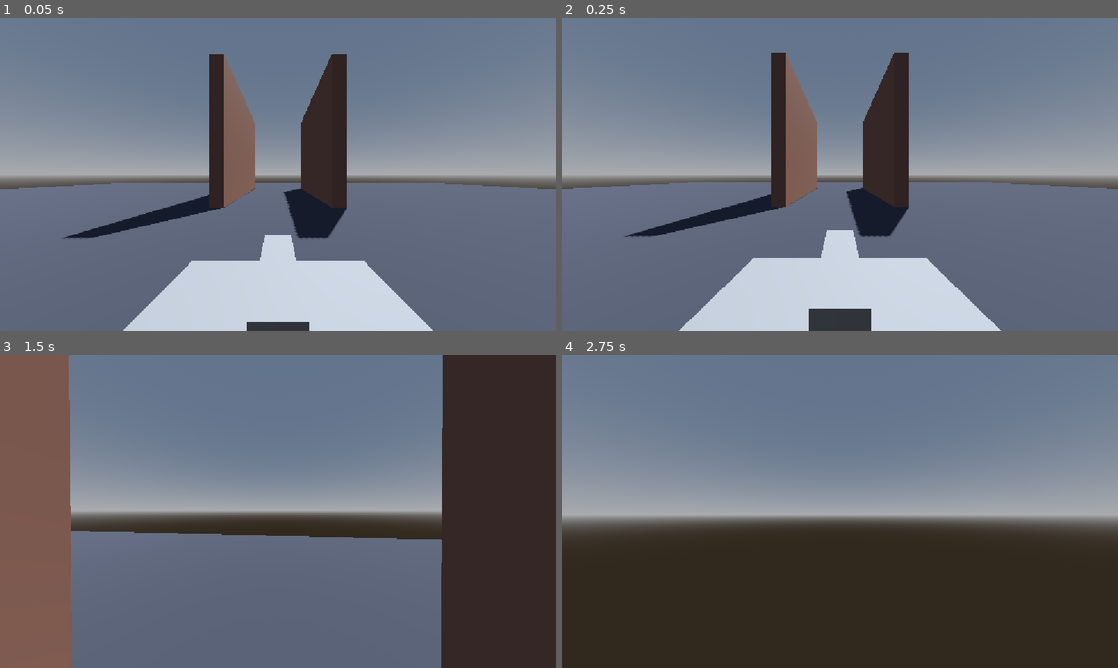
Above: before the commit, frames 1-4 (two rows, left to right).
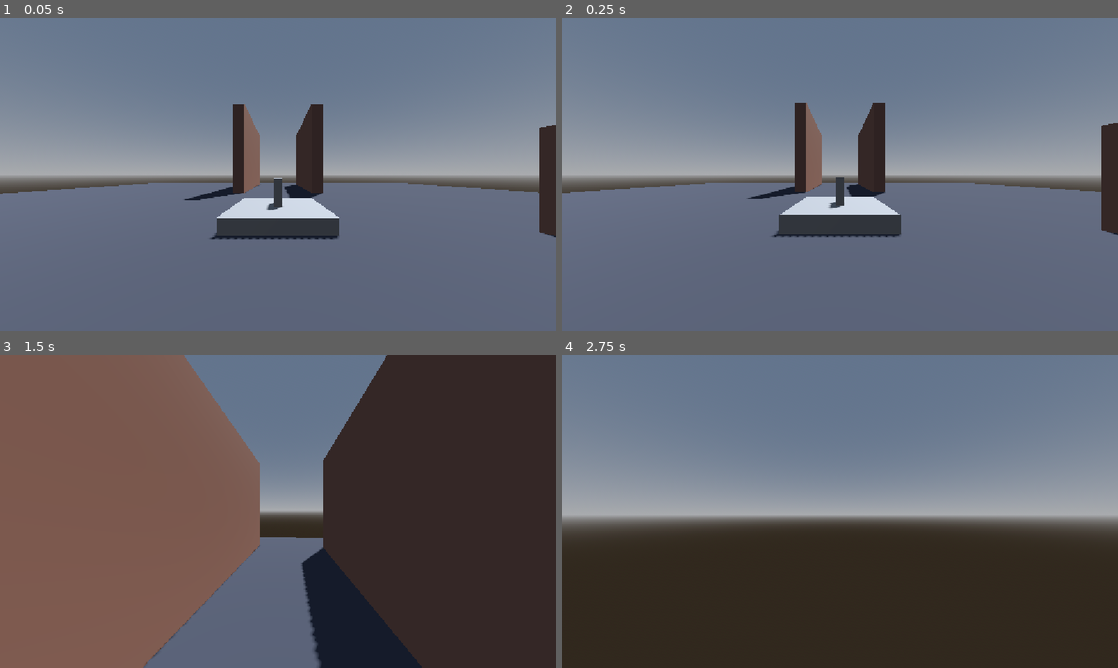
Above: after the commit, the same moments.

Repository: BigScavatore/deathless-godot
Game: Godot game, scene res://main.tscn
Same seed, same stepped clock (60 frames per second), same inputs: the game is played once before the commit and once after it. The project has no main scene, so this scene is started directly.
Inputs (mouse positions are in pixels of both pictures, inside the frame that each line leads up to):
- Up to frame 1 (0.05 s): no input
- Up to frame 2 (0.25 s): no input
- Up to frame 3 (1.5 s): tap Enter at 0.5 s; move the mouse to (305, 511) at 0.52 s; hold W (move_forward) from 0.53 s (still down); tap Shift (dash) at 0.6, 1.35 s; tap Space (jump) at 0.77 s; move the mouse to (250, 511) at 1.27 s
- Up to frame 4 (2.75 s): keep holding W (move_forward); tap Space (jump) at 1.52 s; move the mouse to (851, 505) at 2.02 s; tap Shift (dash) at 2.1 s

The runs differ from the first frame. In frame 1, 21% of the frame differs, in the area x 0-100%, y 11-100%; in frame 2, 21%; in frame 3, 47%, in the area x 12-80%, y 0-100%; in frame 4, nothing differs.

Commit message:
Make player size configurable and rescale test arena
Adds height/radius/eye height exports (1 unit = 1 m), shrinks the arena to a proportionate size and spawns the player on the arena floor facing the wall-jump corridor.

Co-Authored-By: Claude Sonnet 5.5 <noreply@anthropic.com>
Claude-Session: https://claude.ai/code/session_01KL6evsvn8hWWeYSRtXzpFU

Diff:
--- a/main.tscn
+++ b/main.tscn
@@ -37,7 +37,7 @@
 transform = Transform3D(0.27999997, 0, 0, 0, 1, 0, 0, 0, 1, 0, 1, 0)
 
 [node name="Player" parent="." instance=ExtResource("1_player")]
-transform = Transform3D(1, 0, 0, 0, 1, 0, 0, 0, 1, 0, 0.6, 1.2)
+transform = Transform3D(1, 0, 0, 0, 1, 0, 0, 0, 1, 0, 0.1, 6)
 
 [node name="Arena" type="Node3D" parent="."]
 
@@ -45,22 +45,22 @@
 transform = Transform3D(1, 0, 0, 0, 1, 0, 0, 0, 1, 0, -0.5, 0)
 material = SubResource("StandardMaterial3D_floor")
 use_collision = true
-size = Vector3(80, 1, 80)
+size = Vector3(48, 1, 48)
 
 [node name="WallLeft" type="CSGBox3D" parent="Arena"]
-transform = Transform3D(1, 0, 0, 0, 1, 0, 0, 0, 1, -4, 5, -16)
+transform = Transform3D(1, 0, 0, 0, 1, 0, 0, 0, 1, -3.5, 4, -14)
 material = SubResource("StandardMaterial3D_wall")
 use_collision = true
-size = Vector3(1, 10, 14)
+size = Vector3(1, 8, 12)
 
 [node name="WallRight" type="CSGBox3D" parent="Arena"]
-transform = Transform3D(1, 0, 0, 0, 1, 0, 0, 0, 1, 4, 5, -16)
+transform = Transform3D(1, 0, 0, 0, 1, 0, 0, 0, 1, 3.5, 4, -14)
 material = SubResource("StandardMaterial3D_wall")
 use_collision = true
-size = Vector3(1, 10, 14)
+size = Vector3(1, 8, 12)
 
 [node name="Block" type="CSGBox3D" parent="Arena"]
-transform = Transform3D(1, 0, 0, 0, 1, 0, 0, 0, 1, 14, 2, 4)
+transform = Transform3D(1, 0, 0, 0, 1, 0, 0, 0, 1, 10, 1.5, 4)
 material = SubResource("StandardMaterial3D_wall")
 use_collision = true
-size = Vector3(6, 4, 6)
+size = Vector3(5, 3, 5)
--- a/player/player.gd
+++ b/player/player.gd
@@ -2,6 +2,13 @@
 ## Controller in prima persona stile ULTRAKILL: movimento veloce, dash a cariche e wall jump.
 ## WASD / stick sinistro = movimento, Spazio / A = salto (anche wall jump),
 ## Shift / B = dash, mouse / stick destro = camera, Esc = rilascia il mouse.
+
+## Scala del progetto: 1 unità = 1 metro.
+@export_group("Size")
+@export var player_height := 1.8
+@export var player_radius := 0.4
+## Altezza degli occhi (camera) dai piedi.
+@export var eye_height := 1.6
 
 @export_group("Movement")
 @export var speed := 14.0
@@ -37,6 +44,7 @@
 @export var dash_fov := 105.0
 @export var fov_lerp_speed := 12.0
 
+@onready var _collision: CollisionShape3D = $CollisionShape3D
 @onready var _head: Node3D = $Head
 @onready var _camera: Camera3D = $Head/Camera3D
 
@@ -55,6 +63,7 @@
 
 
 func _ready() -> void:
+	_apply_size()
 	_register_input_actions()
 	_dash_charges = float(dash_charges_max)
 	_wall_jumps_left = max_wall_jumps
@@ -89,6 +98,17 @@
 	move_and_slide()
 	_update_wall_contact()
 	_update_fov(delta)
+
+
+# --- Dimensioni ------------------------------------------------------------
+
+func _apply_size() -> void:
+	var capsule := CapsuleShape3D.new()
+	capsule.height = player_height
+	capsule.radius = player_radius
+	_collision.shape = capsule
+	_collision.position.y = player_height / 2.0
+	_head.position.y = eye_height
 
 
 # --- Movimento -------------------------------------------------------------
